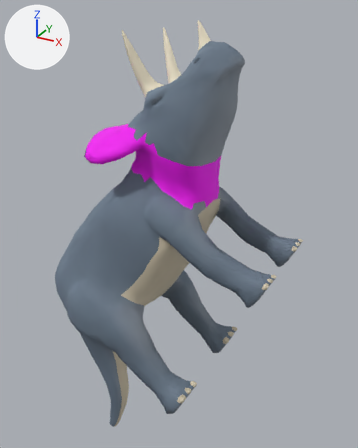
Two versions of the glTF model site/jogo/modelos/triceratops.glb, one commit apart.
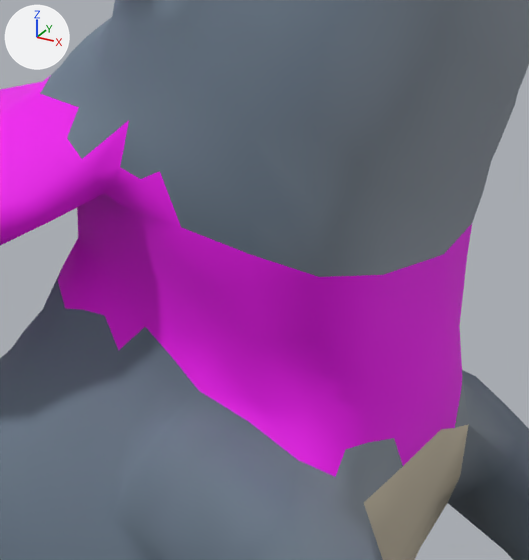
Each version is shown whole from a 50 mm lens placed at (0.84, -2.52, 1.68), pointed at (-0.51, -0.06, 0.46), then close up on the part from 33% to 65% of the width and 24% to 51% of the height. Arrows for +X, +Y and +Z are at upper left; the lights stay in place. The older version's two pictures come first. Where no turn or scale is listed for an object, it has been applied to the vertices. Vertices at exactly the same position are counted once.

Objects in the first close-up: 'Triceratops'.
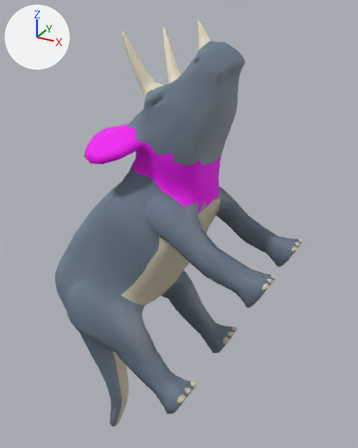
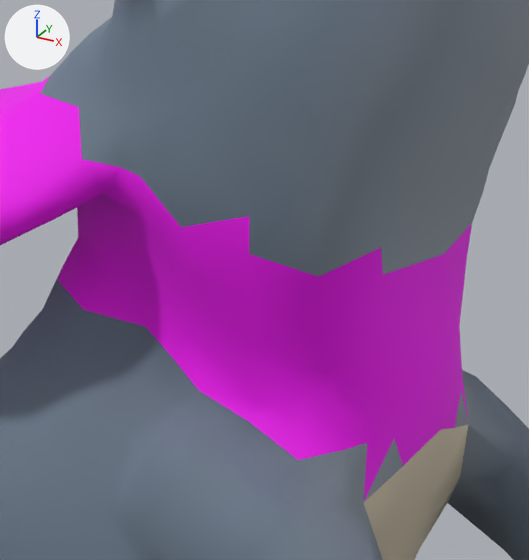
Boxes [x1, y1, x2, y2] around the edits, measured in the close-ups (529 x 560 px):
'Triceratops', reshaped, moved
    both: [0, 0, 529, 560]
part 1 of me_triceratops, reshaped
    both: [0, 0, 529, 560]
part 2 of me_triceratops, recoloured
    both: [105, 216, 468, 501]

Patch to the scene script:
```diff
--- a/site/jogo/modelos/triceratops.glb.py
+++ b/site/jogo/modelos/triceratops.glb.py
@@ me_triceratops @@
 # used by ob_triceratops; location = (0.0, -0.224, 0.015)
-me_triceratops.from_pydata(...)  # 3980 vertices, 7956 faces; spans x -1.3..0.23, y -0.41..0.41, z -1.3..1.61
+me_triceratops.from_pydata(...)  # 3252 vertices, 6500 faces; spans x -1.3..0.23, y -0.41..0.41, z -1.3..1.61
+# me_triceratops part 1: 32 vertices moved from x -0.91..-0.09, y -0.39..0.38, z -0.96..1.6 to x -0.92..-0.09, y -0.39..0.38, z -0.96..1.6; 615 vertices removed from x -1.29..-0.09, y -0.41..0.41, z -1.3..1.59; 115 vertices added at x -1.29..-0.11, y -0.4..0.4, z -1.24..1.54
+# me_triceratops part 2: 46 kept faces spanning x -0.99..0.23, y -0.36..0.27, z -1.29..1.55 get new vertex colours
+# other edits to the shape of me_triceratops do not show in these pictures
 me_triceratops.materials.append(mat_cor)
```
